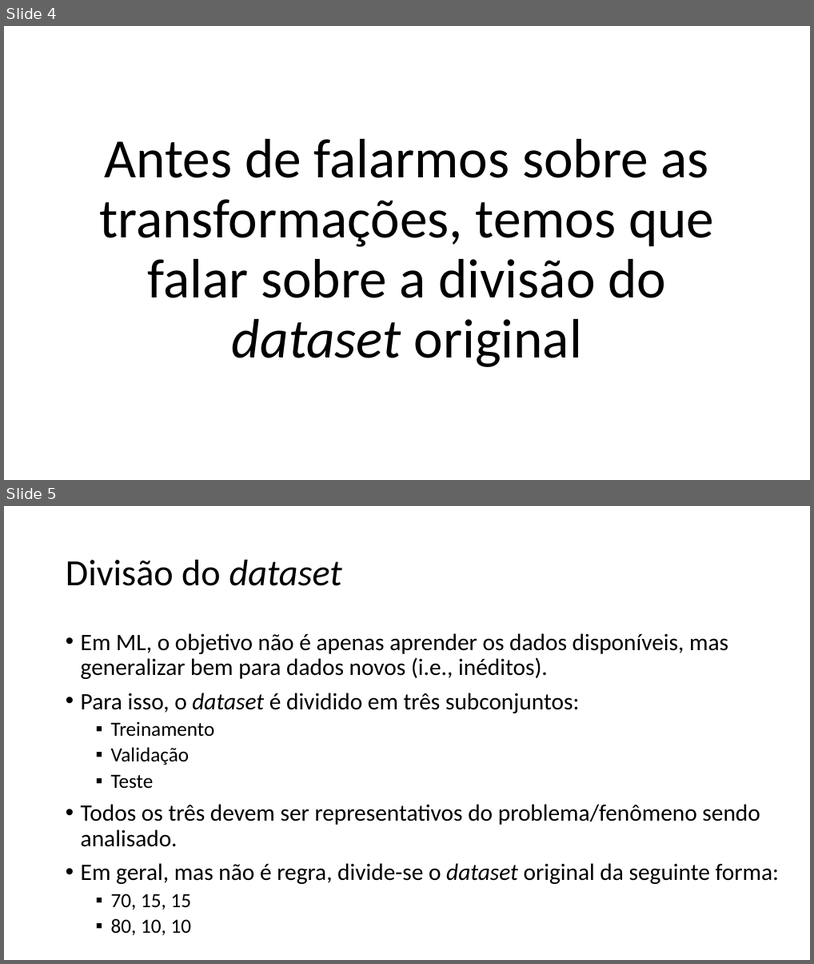
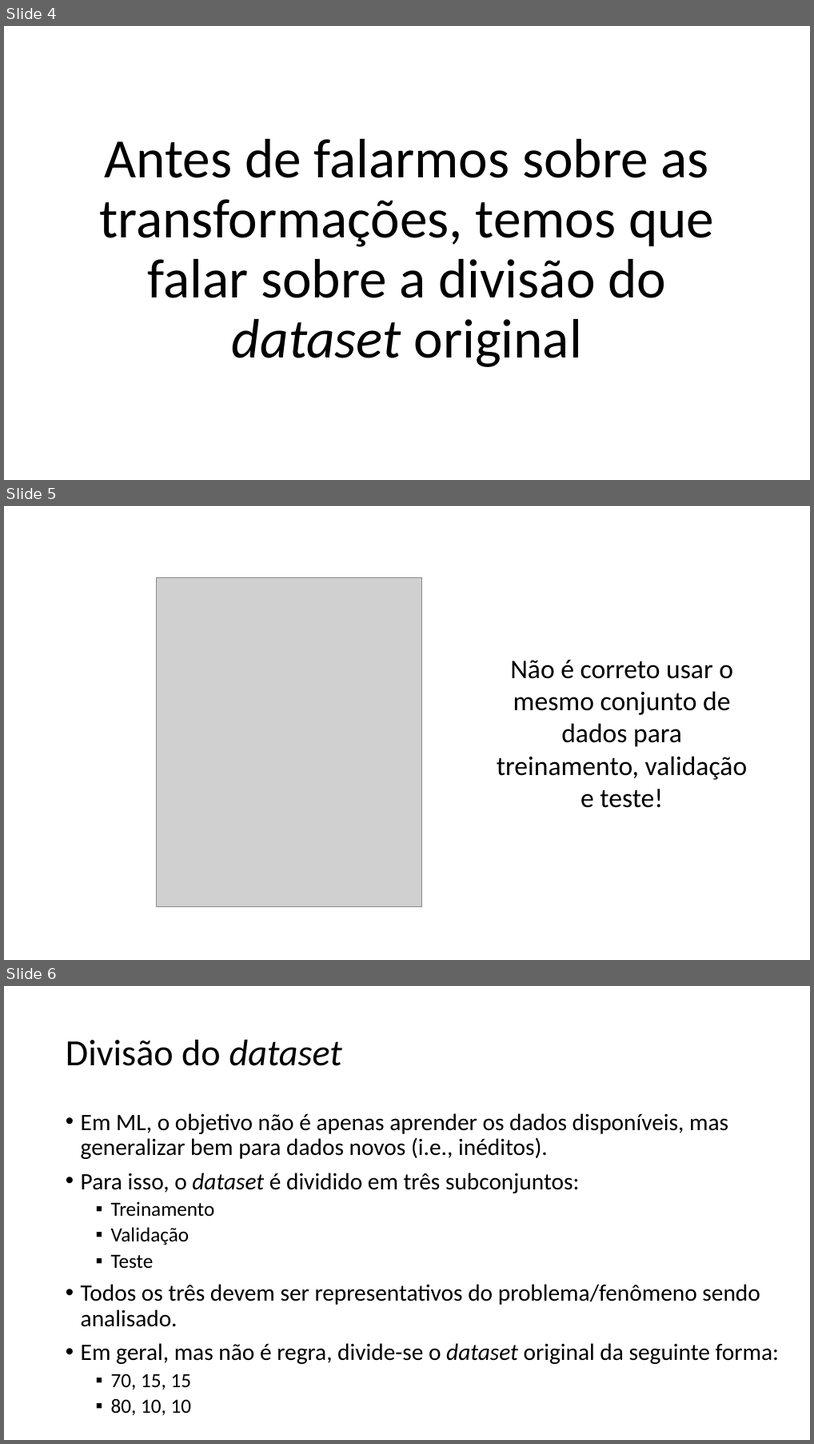
Before and after one commit to zz4fap/c24_inteligencia_artificial, a slide deck: slides/C24_Transformações.pptx. Shown one above the other, each under a label of ours: slides 4 and 5 before the commit, slides 4, 5 and 6 after it. The pictures are 814x964 and 814x1444 pixels, drawn with LibreOffice and Linux fonts; fonts in the diff are those of the drawing; grey boxes stand for pictures. Boxes give left, top, right and bottom in pixels: in the first picture for what was removed or moved away, otherwise in the second. Text is boxed around its words. In the diff, an @@ line names an element or a change of style, - is before the commit and + after.

```diff
--- a/slides/C24_Transformações.pptx
+++ b/slides/C24_Transformações.pptx
@@ slide 5 added at [4,506,810,960], background #FFFFFF @@
@@ picture added at [157,577,422,907] @@
@@ text added at [497,660,748,808], 32 pt, text #000000 @@
+Não é correto usar o mesmo conjunto de dados para treinamento, validação e teste!
@@ what was slide 5 is now slide 6 @@
```
Also in this commit, not shown: 2 other files.
